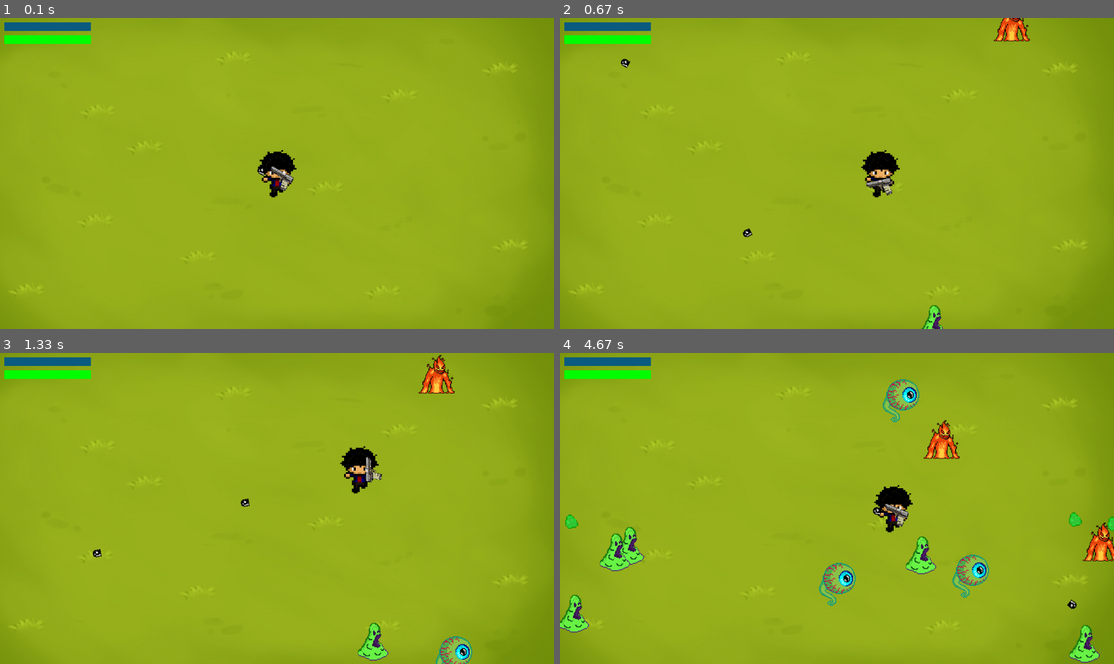
Above: before the commit, frames 1-4 (two rows, left to right).
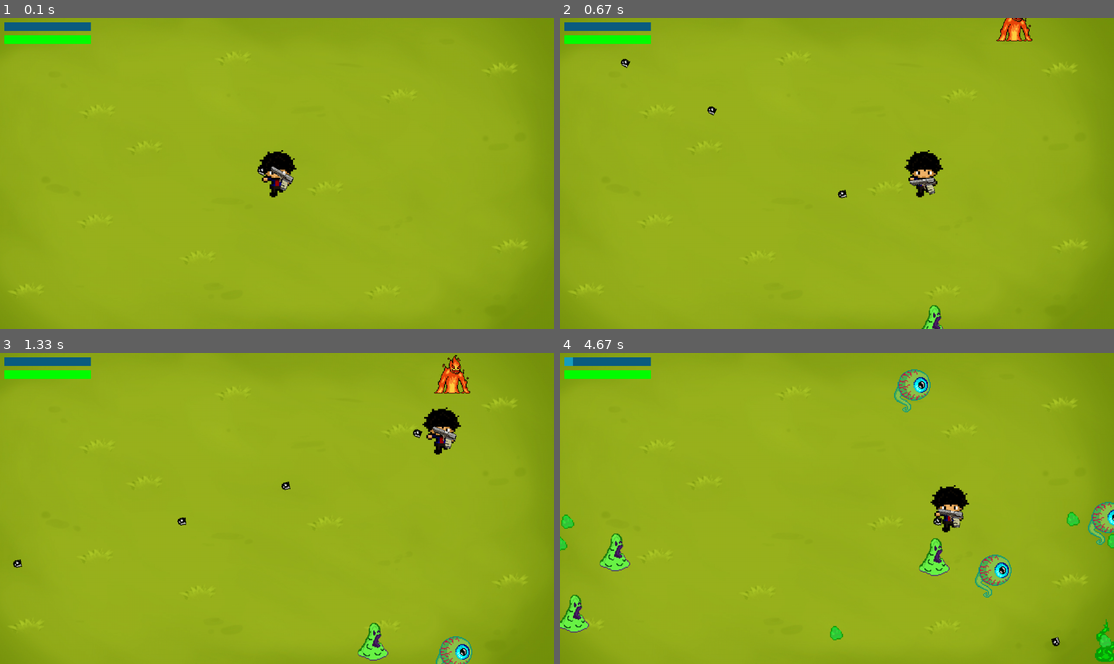
Above: after the commit, the same moments.

Repository: m13w/Legacy_of_Brok
Game: pygame game, started from pygame- game/main.py
Two runs of this game, one before a commit and one after it. Both use one fixed random seed, a clock stepped at 60 frames per second and the inputs below.
Inputs (mouse positions are in pixels of both pictures, inside the frame that each line leads up to):
- Up to frame 1 (0.1 s): no input
- Up to frame 2 (0.67 s): hold D from 0.33 s (still down); move the mouse to (814, 185) at 0.37 s
- Up to frame 3 (1.33 s): release D at 0.8 s; hold W 0.83-1.13 s; move the mouse to (144, 511) at 0.87 s; hold D from 1.17 s (still down); move the mouse to (360, 399) at 1.2 s
- Up to frame 4 (4.67 s): release D at 1.63 s; hold A 1.67-2.2 s; move the mouse to (848, 402) at 1.7 s; hold S 2.23-2.53 s; move the mouse to (842, 539) at 2.27 s; hold A 2.57-2.97 s; move the mouse to (981, 558) at 2.6 s; hold W 3-3.37 s; move the mouse to (981, 480) at 3.03 s; hold D 3.4-4.03 s; move the mouse to (1036, 483) at 3.43 s; hold S 4.07-4.43 s; move the mouse to (1030, 570) at 4.1 s; hold A from 4.47 s (still down); move the mouse to (859, 496) at 4.5 s

Frame 1 is identical in both runs. In frame 2, 1.8% of the frame differs, in the area x 26-86%, y 0-71%; in frame 3, 2.3%; in frame 4, 6.9%, in the area x 0-100%, y 1-100%.

Commit message:
BIG_update Created Game class. The main class for running, optimized in order to get the engine more modular for easier future implementations.

Diff:
--- a/pygame- game/engine_init.py
+++ b/pygame- game/engine_init.py
@@ -1,11 +1,203 @@
 import pygame
 import random
 import math
-from load import gun_image, gun_image_rev, projectile_image,drop_image, enemy_images, player_image
-from user_settings import ENEMY_COL_RADIUS, PLAYER_COL_RADIUS, BULLET_SPEED, ENEMY_SPAWN_RATE
+import sys
+from user_settings import (
+    WINDOW_HEIGHT,
+    WINDOW_WIDTH,
+    START_MAX_HP,
+    START_MAX_XP,
+    DAMAGE_COOLDOWN,
+    PLAYER_COL_RADIUS,
+    SHOOT_DELAY,
+    BULLET_SPEED,
+    PLAYER_SPEED,
+    ENEMY_COL_RADIUS,
+    ENEMY_SPAWN_RATE,
+    FPS,
+)
+
+from load import (
+    player_image,
+    reset_image,
+    background_image,
+    shot_effect,
+    gun_image,
+    gun_image_rev,
+    projectile_image,
+    enemy_images,
+    drop_image,
+)
 
 enemies = []
 active_items = []
+
+
+class Game:
+    def __init__(self):
+        self.initialize_pygame()
+        self.setup_game()
+        self.setup_player()
+
+    def initialize_pygame(self):
+        pygame.init()
+        self.screen = pygame.display.set_mode((WINDOW_WIDTH, WINDOW_HEIGHT))
+        pygame.display.set_caption("Legacy of Brok")
+        pygame.display.set_icon(player_image)
+        self.font = pygame.font.Font(None, 64)
+        self.clock = pygame.time.Clock()
+
+    def setup_game(self):
+        self.running = True
+        self.game_over = False
+        self.dt = 0
+        self.xp_bar = XPBar(max_xp=START_MAX_XP)
+        self.hp_bar = HPBar(max_hp=START_MAX_HP)
+        self.last_damage_time = 0
+        self.reset_button_rect = reset_image.get_rect()
+        self.reset_button_rect.center = (WINDOW_WIDTH / 2, WINDOW_HEIGHT / 2 + 100)
+
+    def setup_player(self):
+        self.player = Player((WINDOW_WIDTH / 2, WINDOW_HEIGHT / 2), xp_bar=self.xp_bar)
+
+    def reset_game(self):
+        self.game_over = False
+        self.reset_player()
+        self.reset_enemies()
+        self.reset_items()
+
+    def reset_player(self):
+        self.player.rect.center = (WINDOW_WIDTH / 2, WINDOW_HEIGHT / 2)
+        self.player.collected_items = []
+        self.player.level = 1
+        self.player.xp = 0
+
+    def reset_enemies(self):
+        Enemy.enemies.clear()
+        Enemy.active_explosions.clear()
+
+    def reset_items(self):
+        active_items.clear()
+        self.xp_bar.current_xp = 0
+        self.xp_bar.max_xp = START_MAX_XP
+        self.hp_bar.current_hp = START_MAX_HP
+
+
+#old version reset_game fun, for future implementation, execute order of instructions.
+    # def reset_game(self):
+    #     self.game_over = False
+    #     self.player.rect.center = (WINDOW_WIDTH / 2, WINDOW_HEIGHT / 2)
+    #     Enemy.enemies = []
+    #     Enemy.active_explosions = []
+    #     self.player.collected_items = []  # Reset collected items
+    #     self.player.level = 1  # Reset level
+    #     self.player.xp = 0
+    #     active_items.clear()
+    #     self.xp_bar.current_xp = 0
+    #     self.xp_bar.max_xp = 10
+    #     self.hp_bar.current_hp = 100
+    #     self.player.rect.center = (WINDOW_WIDTH / 2, WINDOW_HEIGHT / 2)
+
+#GAME MAIN LOOP
+    def run(self):
+        while self.running:
+            for event in pygame.event.get():
+                if event.type == pygame.QUIT:
+                    self.running = False
+
+            mouse_pos = pygame.mouse.get_pos()
+
+            if not self.game_over:
+                self.screen.blit(background_image, (0, 0))  # DRAW BACKGROUND
+                keys = pygame.key.get_pressed()
+                self.player.update(self.dt, keys, mouse_pos=mouse_pos)
+                self.player.draw(self.screen)
+
+                # Update enemy movement
+                for enemy in Enemy.enemies[:]:
+                    enemy.update(self.dt, self.player)
+
+                # Detect and handle bullet-enemy collisions + explosions
+                for bullet in self.player.projectiles[:]:
+                    bullet.update(self.dt)
+                    for enemy in Enemy.enemies[:]:
+                        if bullet.rect.colliderect(enemy.rect):
+                            self.player.projectiles.remove(bullet)
+                            Enemy.enemies.remove(enemy)
+                            enemy.kill()
+                            explosion = Explosion(shot_effect, enemy.rect.center, 200)  # 200 = ms
+                            Enemy.active_explosions.append(explosion)
+                            break
+                for explosion in Enemy.active_explosions[:]:
+                    if explosion.update():
+                        Enemy.active_explosions.remove(explosion)
+                    else:
+                        explosion.draw(self.screen)
+
+                # Remove bullets and enemies when off-screen
+                for bullet in self.player.projectiles[:]:
+                    if (
+                        bullet.rect.left > self.screen.get_width()
+                        or bullet.rect.right < 0
+                        or bullet.rect.top > self.screen.get_height()
+                        or bullet.rect.bottom < 0
+                    ):
+                        self.player.projectiles.remove(bullet)
+
+                # Colision test enemies
+                for enemy in Enemy.enemies[:]:
+                    if enemy.check_collision(self.player):
+                        current_time = pygame.time.get_ticks()
+                        if current_time - self.last_damage_time > DAMAGE_COOLDOWN:
+                            self.hp_bar.update(10)
+                            self.last_damage_time = current_time
+                            if self.hp_bar.current_hp <= 0:
+                                self.game_over = True
+                        break
+
+                # enemy spawner.
+                Enemy.spawn_random_enemy(WINDOW_WIDTH, WINDOW_HEIGHT)
+
+                for bullet in self.player.projectiles:
+                    bullet.update(self.dt)
+                    rotated_bullet = pygame.transform.rotate(bullet.image, -bullet.angle)  # Rotate bullet image
+                    rotated_rect = rotated_bullet.get_rect(center=bullet.rect.center)
+                    self.screen.blit(rotated_bullet, rotated_rect.topleft)
+
+                firing_point = self.player.rect.center + self.player.gun_offset.rotate(-self.player.gun_angle)
+
+                for enemy in Enemy.enemies:
+                    enemy.draw(self.screen)
+
+                for item in active_items[:]:
+                    if isinstance(item, Crystal):
+                        item.draw(self.screen)
+                    item.draw(self.screen)
+
+                self.xp_bar.draw(self.screen)
+                self.hp_bar.draw(self.screen)
+
+            else:
+                game_over_text = self.font.render("Game Over", True, (255, 0, 0))
+                text_rect = game_over_text.get_rect(
+                    center=(WINDOW_WIDTH / 2, WINDOW_HEIGHT / 2)
+                )
+                self.screen.blit(game_over_text, text_rect)
+                self.screen.blit(reset_image, self.reset_button_rect)
+                mouse_x, mouse_y = pygame.mouse.get_pos()
+                mouse_clicked = pygame.mouse.get_pressed()
+
+                if (
+                    self.reset_button_rect.collidepoint(mouse_x, mouse_y)
+                    and mouse_clicked[0]
+                ):
+                    self.reset_game()
+
+            pygame.display.flip()
+            self.dt = self.clock.tick(FPS) / 1000  # limits FPS to 60
+
+        pygame.quit()
+        sys.exit()
 
 class Explosion:
     def __init__(self, image, position, duration):
@@ -53,7 +245,7 @@
         self.gun_angle = 0
         self.projectiles = []
         self.shoot_cooldown = 0
-        self.shoot_delay = 0.35
+        self.shoot_delay = SHOOT_DELAY
         self.gun_direction = pygame.Vector2(1, 0)
         self.xp = 0
         self.level = 1
@@ -72,13 +264,13 @@
 
     def update(self, dt, keys, mouse_pos):
         if keys[pygame.K_w] and self.rect.top > self.window_bounds.top:
-            self.rect.y -= 300 * dt
+            self.rect.y -= PLAYER_SPEED * dt
         if keys[pygame.K_s] and self.rect.bottom < self.window_bounds.bottom:
-            self.rect.y += 300 * dt
+            self.rect.y += PLAYER_SPEED * dt
         if keys[pygame.K_a] and self.rect.left > self.window_bounds.left:
-            self.rect.x -= 300 * dt
+            self.rect.x -= PLAYER_SPEED * dt
         if keys[pygame.K_d] and self.rect.right < self.window_bounds.right:
-            self.rect.x += 300 * dt
+            self.rect.x += PLAYER_SPEED * dt
 
         self.gun_rect.center = self.rect.center + self.gun_offset
         angle = math.atan2(mouse_pos[1] - self.rect.centery, mouse_pos[0] - self.rect.centerx)
--- a/pygame- game/main.py
+++ b/pygame- game/main.py
@@ -1,168 +1,8 @@
 """
 Brotato with chicken invaders upgrade mechanics - main file developed by VladIfju and CiprianPopa
 """
-import pygame, sys
-from user_settings import (
-    WINDOW_WIDTH,
-    WINDOW_HEIGHT,
-    START_MAX_HP,
-    START_MAX_XP,
-    DAMAGE_COOLDOWN,
-    FPS
-    )
-from engine_init import (
-    Crystal,
-    Player,
-    Enemy,
-    Explosion,
-    active_items,
-    HPBar,
-    XPBar
-)
-from load import (
-    background_image,
-    player_image,
-    reset_image,
-    shot_effect
-)
+import engine_init
 
-# Pygame Init
-pygame.init()
-screen = pygame.display.set_mode((WINDOW_WIDTH, WINDOW_HEIGHT))
-clock = pygame.time.Clock()
-pygame.display.set_caption("Legacy of Brok")
-pygame.display.set_icon(player_image)
-font = pygame.font.Font(None, 64)
-
-# Game init
-running = True
-game_over = False
-dt = 0
-damage_cooldown = 500
-# Player and UI init
-xp_bar = XPBar(max_xp=START_MAX_XP)
-hp_bar = HPBar(max_hp=START_MAX_HP)
-last_damage_time = 0
-reset_button_rect = reset_image.get_rect()
-reset_button_rect.center = (WINDOW_WIDTH / 2, WINDOW_HEIGHT / 2 + 100)
-
-player = Player((WINDOW_WIDTH / 2, WINDOW_HEIGHT / 2), xp_bar=xp_bar)
-
-
-def reset_game():
-    global game_over, player_pos, enemies, active_items
-    game_over = False
-    player_pos = pygame.Vector2(screen.get_width() / 2, screen.get_height() / 2)
-    Enemy.enemies = []
-    Enemy.active_explosions = []
-    player.collected_items = []  # Reset collected items
-    player.level = 1  # Reset level
-    player.xp = 0
-    active_items.clear()
-    xp_bar.current_xp = 0
-    xp_bar.max_xp = 10
-    hp_bar.current_hp = 100
-
-#MAIN GAME LOOP
-while running:
-    for event in pygame.event.get():
-        if event.type == pygame.QUIT:
-            running = False
-
-    mouse_pos = pygame.mouse.get_pos()
-
-    if not game_over:
-        screen.blit(background_image, (0, 0))  #DRAW BACKGROUND
-        keys = pygame.key.get_pressed()
-        player.update(dt, keys, mouse_pos=mouse_pos)
-        player.draw(screen)
-
-        # Update enemy movement
-        for enemy in Enemy.enemies[:]:
-            enemy.update(dt, player)
-
-        # Detect and handle bullet-enemy collisions + explosions
-        for bullet in player.projectiles[:]:
-            bullet.update(dt)
-            for enemy in Enemy.enemies[:]:
-                if bullet.rect.colliderect(enemy.rect):
-                    player.projectiles.remove(bullet)
-                    Enemy.enemies.remove(enemy)
-                    enemy.kill()
-                    explosion = Explosion(shot_effect, enemy.rect.center, 200) # 200 = ms
-                    Enemy.active_explosions.append(explosion)
-                    break
-        for explosion in Enemy.active_explosions[:]:
-            if explosion.update():
-                Enemy.active_explosions.remove(explosion)
-            else:
-                explosion.draw(screen)
-
-        # Remove bullets and enemies when off-screen
-        for bullet in player.projectiles[:]:
-            if (bullet.rect.left > screen.get_width()
-                or bullet.rect.right < 0
-                or bullet.rect.top > screen.get_height()
-                or bullet.rect.bottom < 0
-            ):
-                player.projectiles.remove(bullet)
-
-        #Colision test enemies
-        for enemy in Enemy.enemies[:]:
-            if enemy.check_collision(player):
-                current_time = pygame.time.get_ticks()
-                if current_time - last_damage_time > DAMAGE_COOLDOWN:
-                    hp_bar.update(10)
-                    last_damage_time = current_time
-                    if hp_bar.current_hp <= 0:
-                        game_over = True
-                break
-
-        # Reduce damage cooldown over time
-        if damage_cooldown > 0:
-            damage_cooldown -= dt
-            damage_cooldown = max(0, damage_cooldown)  # Ensure it doesn't go negative
-
-        #enemy spawner.
-        Enemy.spawn_random_enemy(WINDOW_WIDTH, WINDOW_HEIGHT)
-
-        for bullet in player.projectiles:
-            bullet.update(dt)
-            rotated_bullet = pygame.transform.rotate(bullet.image, -bullet.angle)  # Rotate bullet image
-            rotated_rect = rotated_bullet.get_rect(center=bullet.rect.center)
-            screen.blit(rotated_bullet, rotated_rect.topleft)
-
-        firing_point = player.rect.center + player.gun_offset.rotate(-player.gun_angle)
-
-        for enemy in Enemy.enemies:
-            enemy.draw(screen)
-
-        for item in active_items[:]:
-            if isinstance(item, Crystal):
-                item.draw(screen)
-            item.draw(screen)
-
-        xp_bar.draw(screen)
-        hp_bar.draw(screen)
-
-    else:
-        game_over_text = font.render("Game Over", True, (255, 0, 0))
-        text_rect = game_over_text.get_rect(
-            center=(screen.get_width() / 2, screen.get_height() / 2)
-        )
-        screen.blit(game_over_text, text_rect)
-        screen.blit(reset_image, reset_button_rect)
-        mouse_x, mouse_y = pygame.mouse.get_pos()
-        mouse_clicked = pygame.mouse.get_pressed()
-
-        if (
-            reset_button_rect.collidepoint(mouse_x, mouse_y)
-            and mouse_clicked[0]
-        ):
-            reset_game()
-
-    pygame.display.flip()
-    dt = clock.tick(FPS) / 1000  # limits FPS to 60
-
-pygame.quit()
-sys.exit()
+if __name__ == "__main__":
+    game = engine_init.Game()
+    game.run()
--- a/pygame- game/user_settings.py
+++ b/pygame- game/user_settings.py
@@ -8,3 +8,5 @@
 START_MAX_HP = 100
 DAMAGE_COOLDOWN = 500
 FPS = 60
+PLAYER_SPEED = 600
+SHOOT_DELAY = 0.25
--- a/pygame- game/wiki_LOB.txt
+++ b/pygame- game/wiki_LOB.txt
@@ -37,3 +37,39 @@
 Collision visualizer for player/ enemies.
 
         # pygame.draw.circle(screen, (255, 0, 0), player.rect.center, player.radius + 5) # colision viewer circl
+
+_________________________________________________________________________________________________________________________________________________________________
+Encapsulated structure Game class
+
+Encapsulating your game logic in a Game class offers several benefits,
+ and it can be a foundation for adding more features and improvements to your game in the future.
+ Here are some ideas and features that encapsulation can help you with:
+Modularity and Readability: Encapsulation helps organize your code into logical units, making it easier to read,
+understand, and maintain. As your game grows in complexity, this becomes crucial.
+Scalability: With a well-structured Game class, you can easily add new features, characters,
+ levels, and game mechanics without disrupting the existing codebase. This makes it simpler to extend your game over time.
+Code Reusability: You can reuse your Game class in different projects or create variations of your game with minimal code changes.
+Testing: Encapsulated game logic is more testable.
+ You can write unit tests for various components of your game, ensuring that new features or changes don't introduce bugs in existing functionality.
+Game State Management: The Game class can handle various game states, such as menu screens,
+ gameplay, pause screens, and game over screens. This allows you to implement smooth transitions between states.
+Customization: You can add settings and options for players to customize their gaming experience,
+such as difficulty levels, keybindings, graphics settings, and audio preferences.
+Multiplayer and Networking: If you decide to add multiplayer functionality in the future,
+encapsulation allows you to manage player interactions, synchronization, and communication more effectively.
+Achievements and Progression: You can implement achievements, rewards,
+ and a progression system to keep players engaged and motivated to keep playing.
+Game Analytics: Encapsulation facilitates the integration of game analytics tools to collect data on player behavior,
+ which can help you make data-driven decisions for improvements.
+Dynamic Content: You can create dynamic, procedurally generated content like levels, enemies,
+ and challenges, providing endless gameplay possibilities.
+Localization: If you plan to release your game in multiple languages, you can add localization support,
+ allowing players from different regions to enjoy your game.
+Cross-Platform Support: With proper encapsulation, you can more easily adapt your game for different platforms,
+ such as mobile devices or consoles.
+Graphics and Audio Enhancements: Encapsulation enables you to enhance graphics, add special effects,
+ and improve audio features, making your game more visually and audibly appealing.
+Community and User-Generated Content: You can create tools that allow
+players to create and share their own levels or content within your game, fostering a community around your game.
+Bug Fixes and Updates: Encapsulation makes it simpler to identify and fix bugs,
+as changes in one part of the code are less likely to affect other areas. It also facilitates the release of updates and patches.
